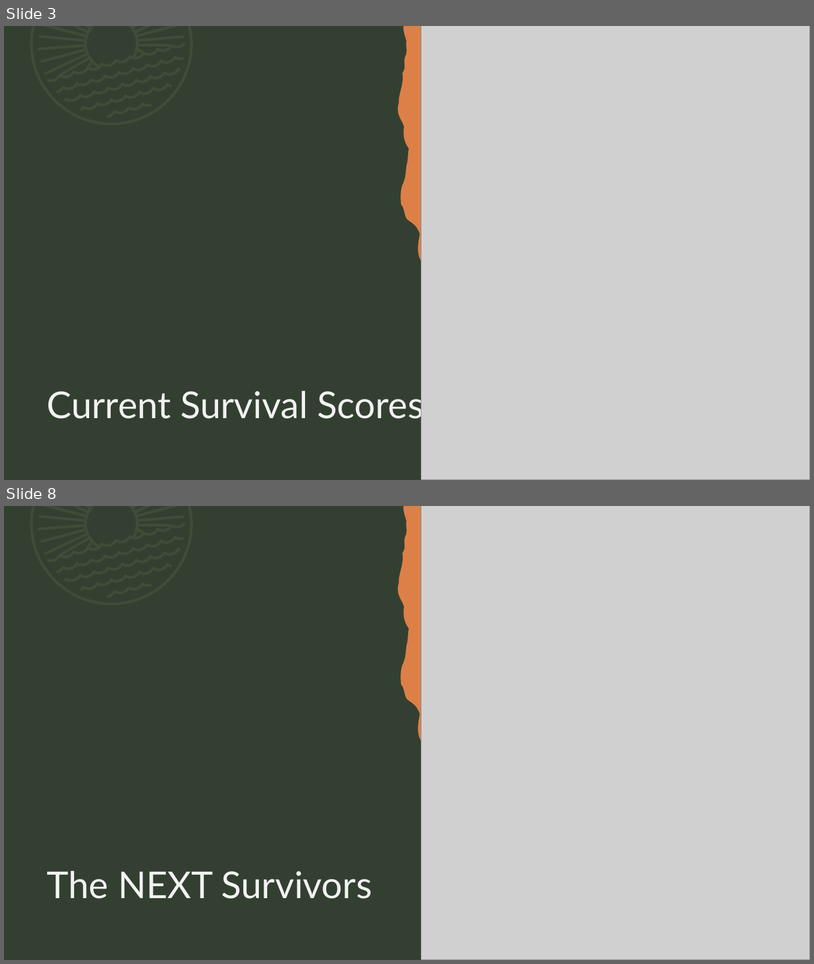
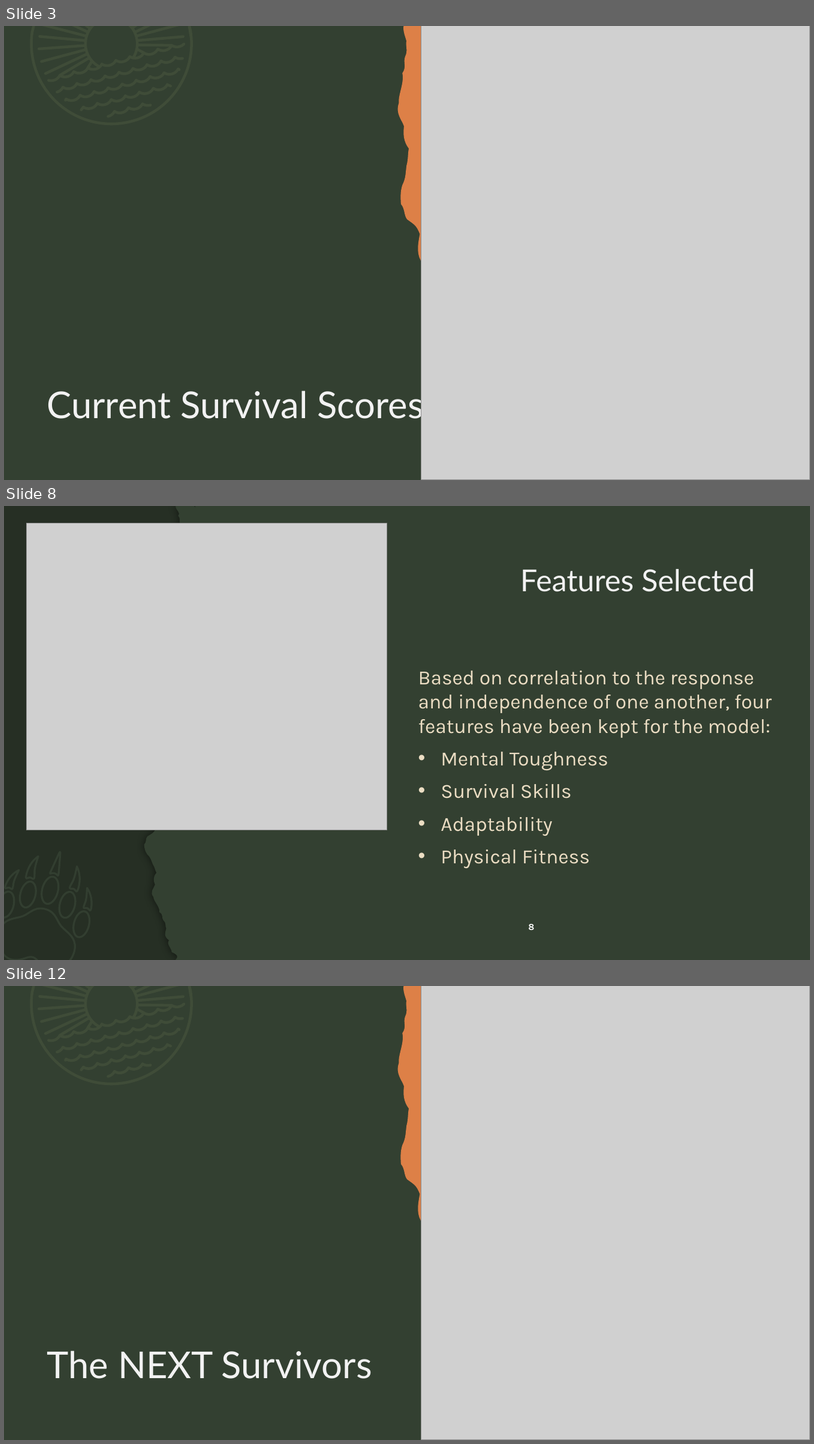
Before and after one commit to 2026-spring-machine-learning/mad-2026-spring-ml-algorithms, a slide deck: linear_regression/Survival Score Review and Predictions.pptx. Shown one above the other, each under a label of ours: slides 3 and 8 before the commit, slides 3, 8 and 12 after it; the slides between them are not shown. The pictures are 814x964 and 814x1444 pixels, drawn with LibreOffice and Linux fonts; fonts in the diff are those of the drawing; grey boxes stand for pictures; background and template pictures are left out. Boxes give left, top, right and bottom in pixels: in the first picture for what was removed or moved away, otherwise in the second. Text is boxed around its words. In the diff, an @@ line names an element or a change of style, - is before the commit and + after.

```diff
--- a/linear_regression/Survival Score Review and Predictions.pptx
+++ b/linear_regression/Survival Score Review and Predictions.pptx
@@ slide 8 added at (4,506,810,960), background #334031 @@
@@ rectangle added at (4,506,220,960), fill #000000 at 25% opacity @@
@@ picture added at (26,523,387,830) @@
@@ freeform shape added at (144,506,319,960), fill #334031 @@
@@ rectangle added at (253,506,810,960), fill #334031 @@
@@ title added at (521,569,755,592), 36 pt, text #F2F2F2 @@
+Features Selected
@@ text added at (419,670,772,868), 24 pt, text #EBDDC3 @@
+Based on correlation to the response and independence of one another, four features have been kept for the model:
+• Mental Toughness
+• Survival Skills
+• Adaptability
+• Physical Fitness
@@ freeform shape added at (4,851,93,960), fill #7C9878 at 15% opacity @@
@@ page number added at (528,924,534,930), 11 pt, text #FFFFFF, bold @@
+8
@@ what was slide 8 is now slide 12 @@
```
Also in this commit, not shown: 7 slides changed, 3 other slides added, 1 other file.
